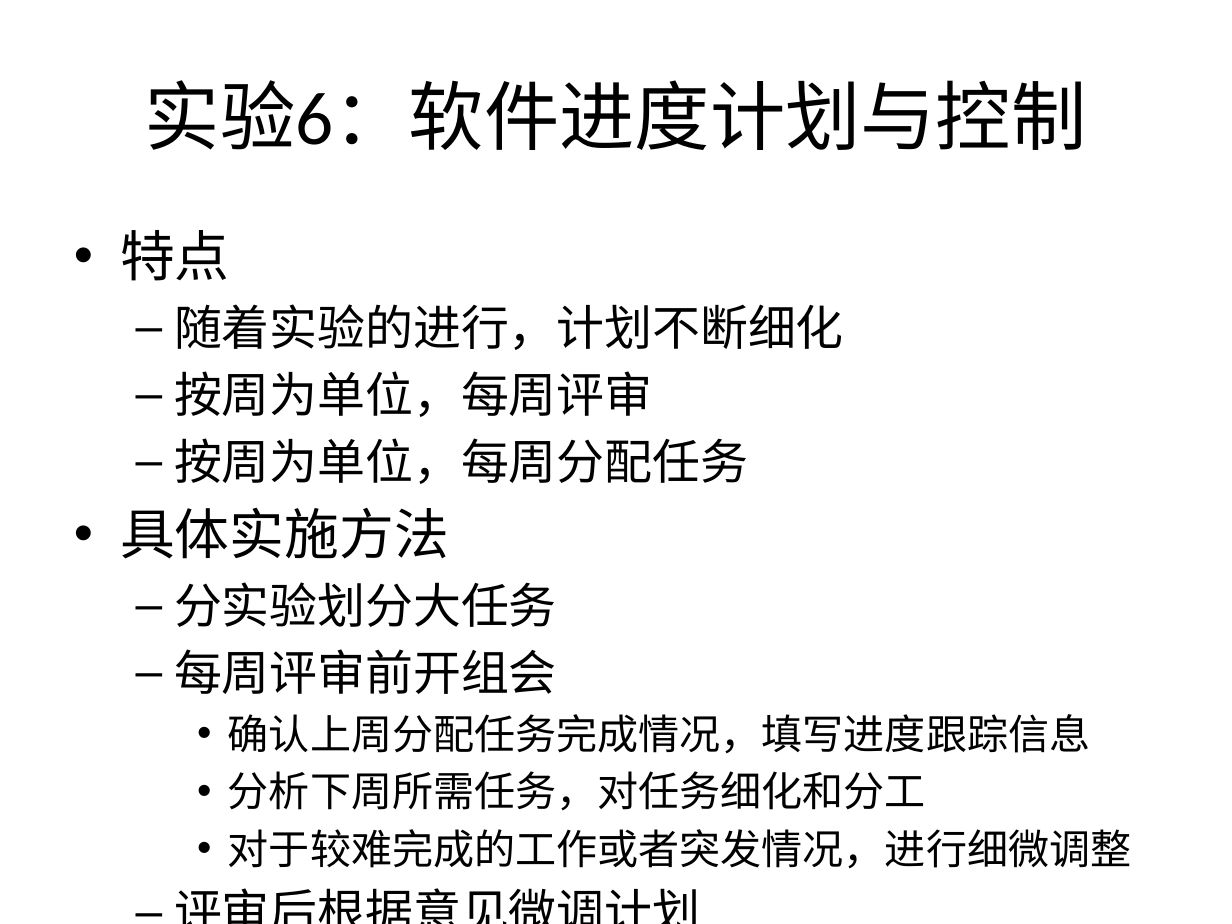
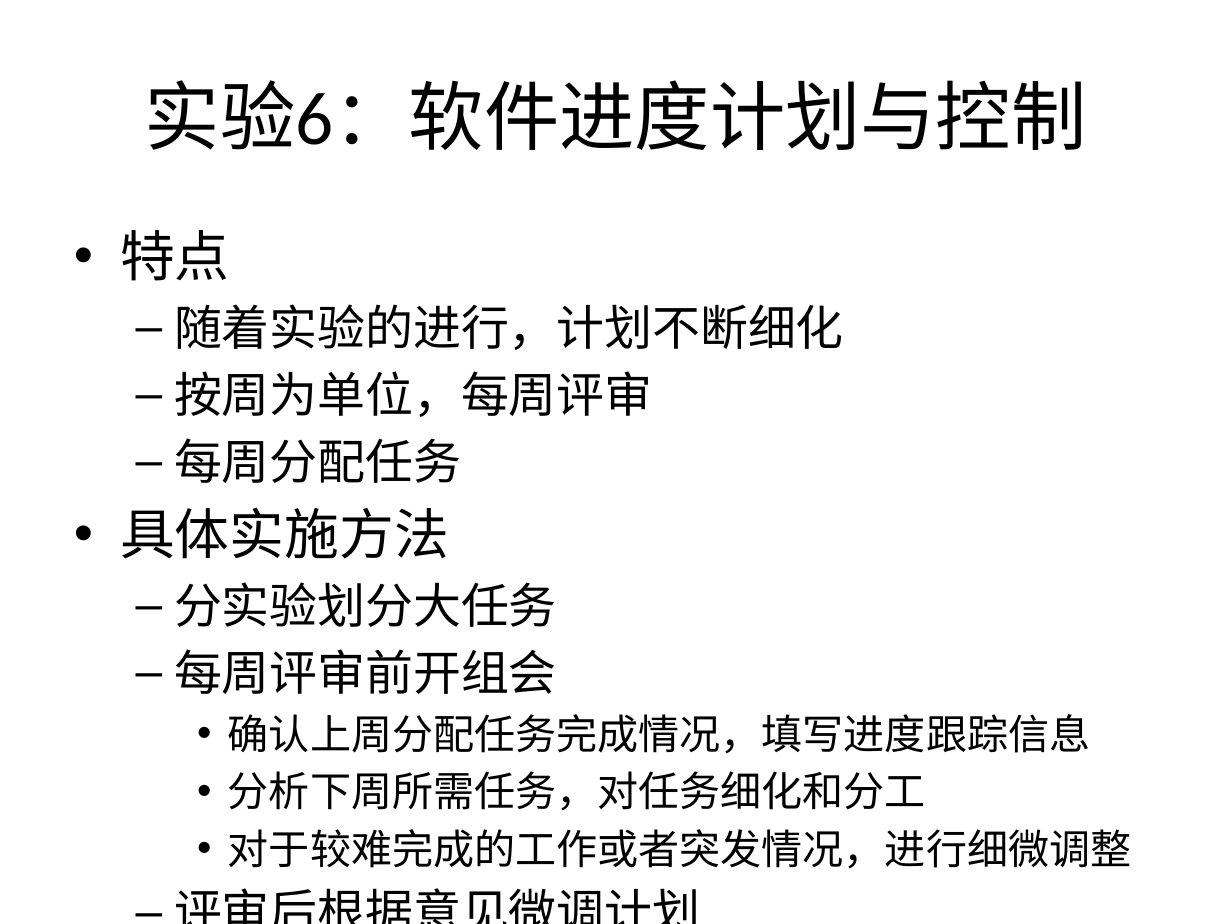
Before and after one commit to bhsei/16TeamC, a slide deck: slide 7 of 2.项目PPT/十七周-项目总结.pptx. Drawn at 1232x924 pixels with LibreOffice and Linux fonts; fonts in the diff are those of the drawing. Boxes give left, top, right and bottom in pixels: in the first picture for what was removed or moved away, otherwise in the second. Text is boxed around its words. In the diff, an @@ line names an element or a change of style, - is before the commit and + after.

```diff
--- a/2.项目PPT/十七周-项目总结.pptx
+++ b/2.项目PPT/十七周-项目总结.pptx
@@ text at [174, 438, 461, 483]: text changed @@
-  – 按周为单位，每周分配任务
+  – 每周分配任务
```
Also in this commit, not shown: 3 other slides changed.
